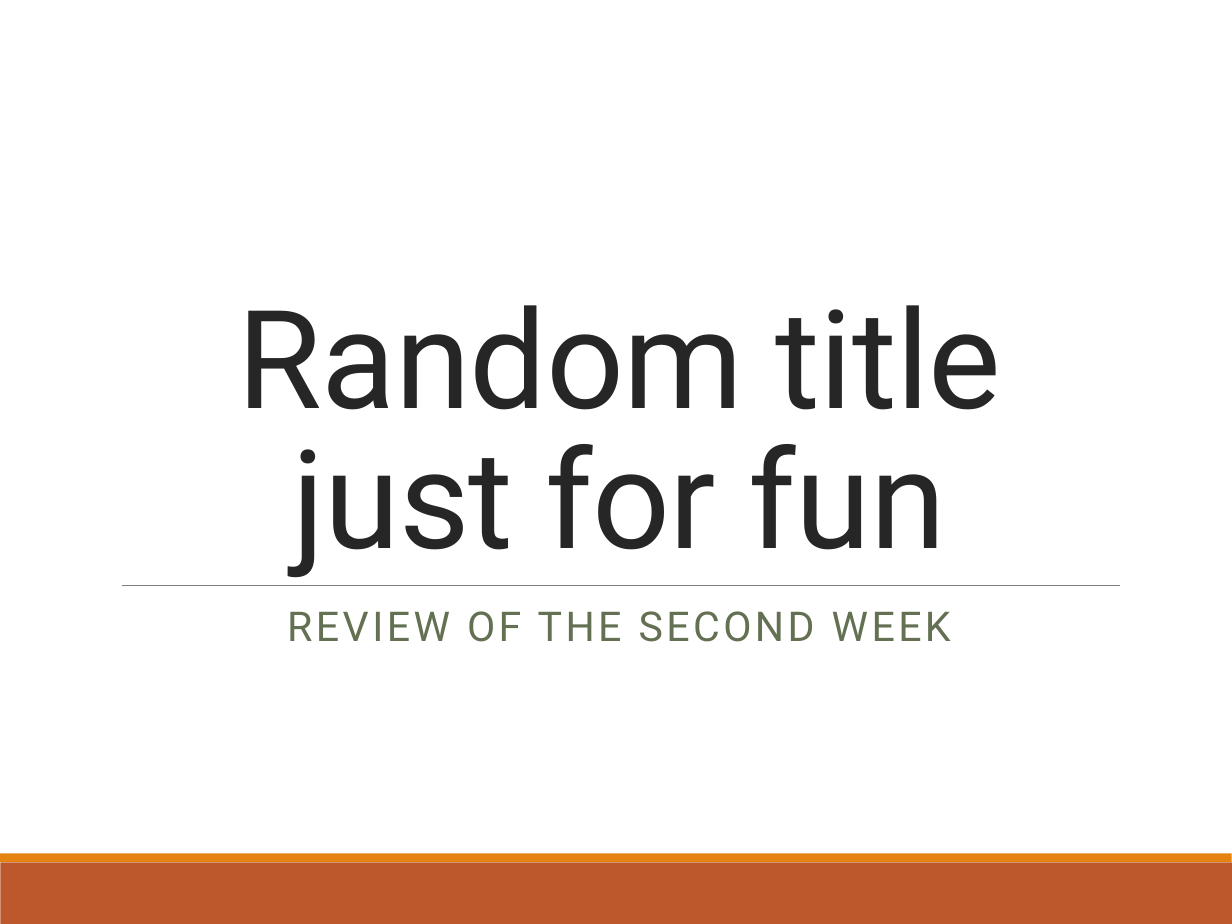
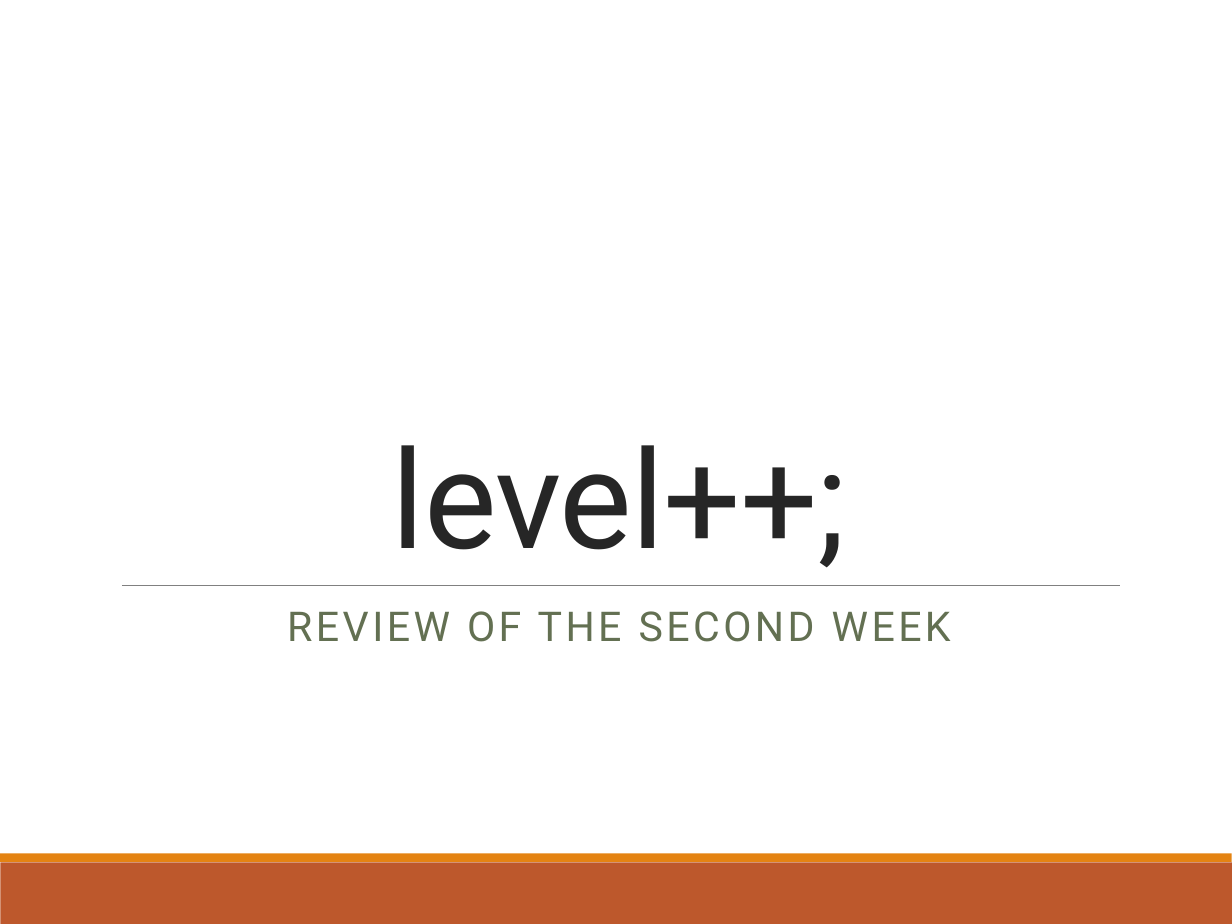
Before and after one commit to green-fox-academy/bpo106, a slide deck: slide 1 of week02/day05/demo/ppt-w02.pptx. Drawn at 1232x924 pixels with LibreOffice and Linux fonts; fonts in the diff are those of the drawing. Boxes give left, top, right and bottom in pixels: in the first picture for what was removed or moved away, otherwise in the second. Text is boxed around its words. In the diff, an @@ line names an element or a change of style, - is before the commit and + after.

```diff
--- a/week02/day05/demo/ppt-w02.pptx
+++ b/week02/day05/demo/ppt-w02.pptx
@@ title at (392,445,847,568): text changed @@
-Random title just for fun
+level++;
```
Also in this commit, not shown: 3 other slides changed.
